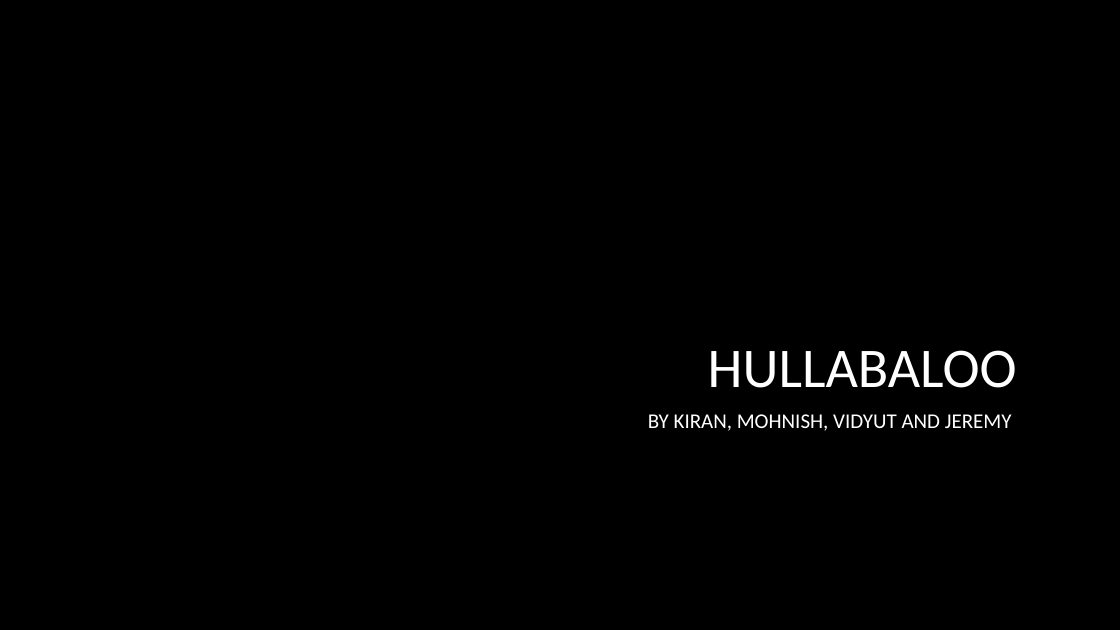
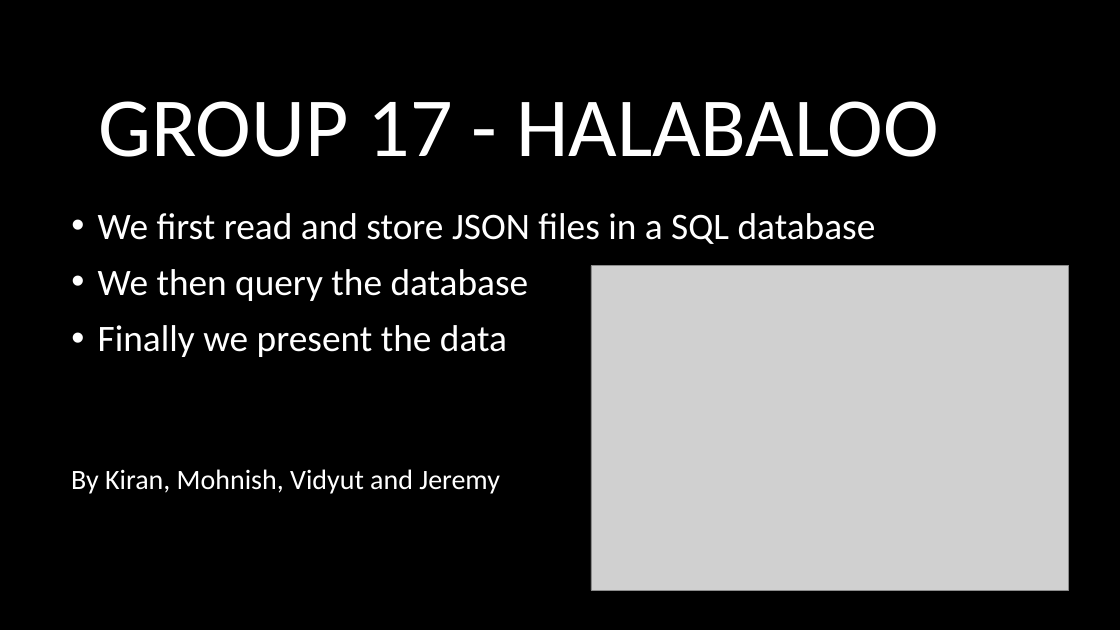
Before and after one commit to Vidyut03/hackathon, a slide deck: slide 1 of Hackathon2.pptx. Drawn at 1120x630 pixels with LibreOffice and Linux fonts; fonts in the diff are those of the drawing; grey boxes stand for pictures; background and template pictures are left out. Boxes give left, top, right and bottom in pixels: in the first picture for what was removed or moved away, otherwise in the second. Text is boxed around its words. In the diff, an @@ line names an element or a change of style, - is before the commit and + after.

Commit message:
powerpoint final

```diff
--- a/Hackathon2.pptx
+++ b/Hackathon2.pptx
@@ title added at box(98, 101, 939, 157), 72 pt, text #FFFFFF @@
+GROUP 17 - HALABALOO
@@ text added at box(98, 213, 876, 357), 32 pt, text #FFFFFF @@
+• We first read and store JSON files in a SQL database
+• We then query the database
+• Finally we present the data
@@ picture added at box(592, 266, 1070, 590) @@
@@ title removed at box(708, 350, 1017, 388) @@
-HULLABALOO
@@ text at box(71, 469, 500, 494): text changed; size 18 to 24 pt @@
-BY KIRAN, MOHNISH, VIDYUT AND JEREMY
+By Kiran, Mohnish, Vidyut and Jeremy
```
